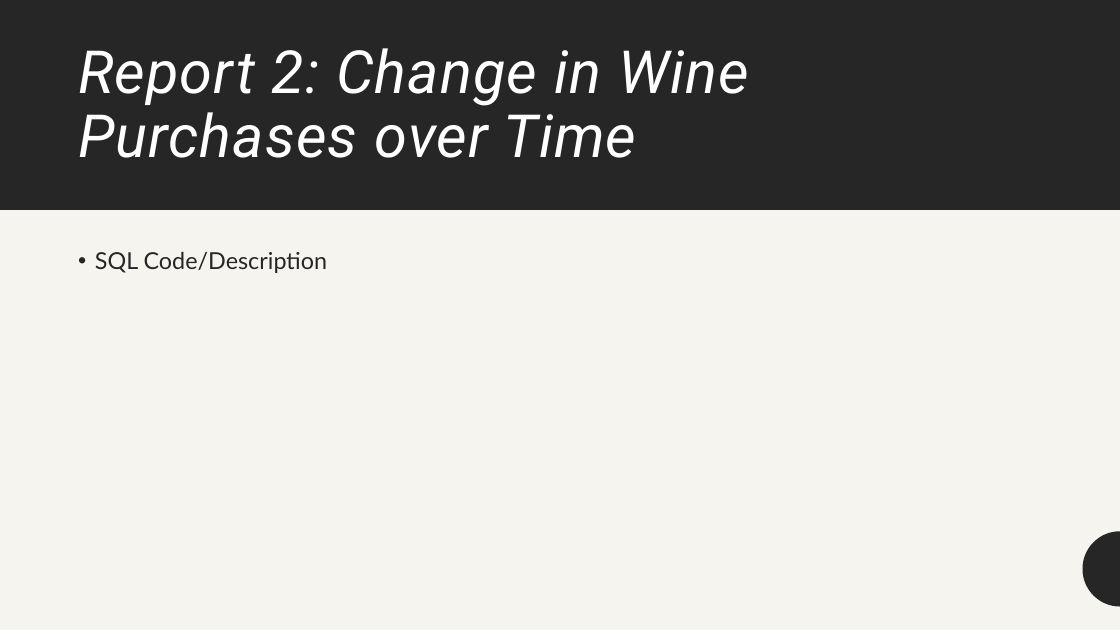
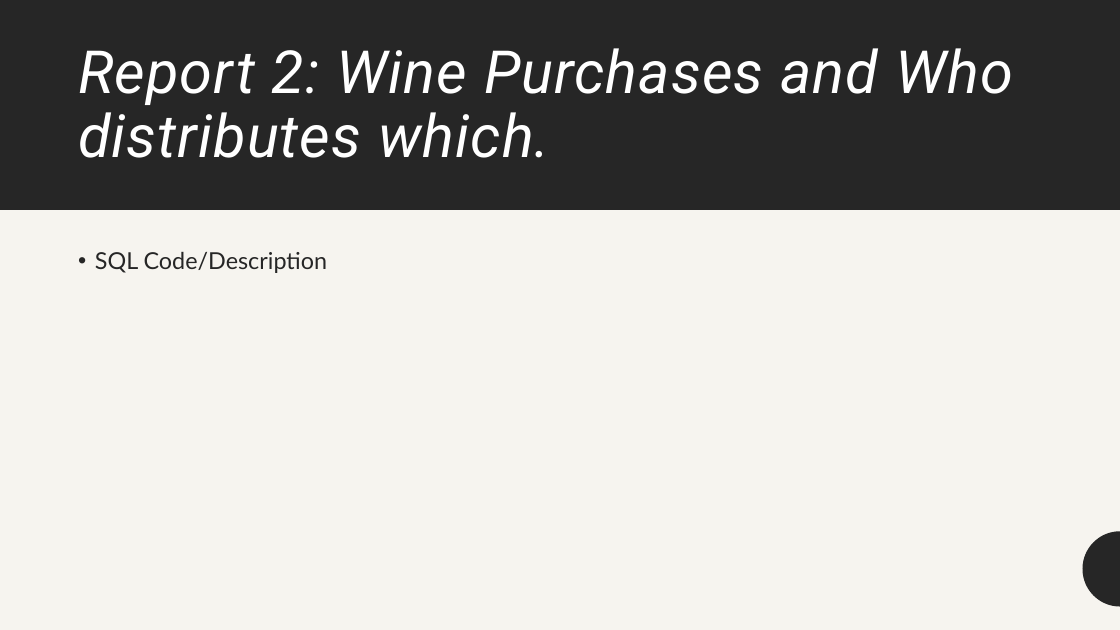
Before and after one commit to BobbyJoeCool/CSD310-BlueTeam, a slide deck: slide 8 of Milestone_34/Presentation.pptx. Drawn at 1120x630 pixels with LibreOffice and Linux fonts; fonts in the diff are those of the drawing. Boxes give left, top, right and bottom in pixels: in the first picture for what was removed or moved away, otherwise in the second. Text is boxed around its words. In the diff, an @@ line names an element or a change of style, - is before the commit and + after.

```diff
--- a/Milestone_34/Presentation.pptx
+++ b/Milestone_34/Presentation.pptx
@@ title at bbox=[78, 48, 1013, 158]: text changed @@
-Report 2: Change in Wine Purchases over Time
+Report 2: Wine Purchases and Who distributes which.
```
Also in this commit, not shown: 4 other slides changed.
